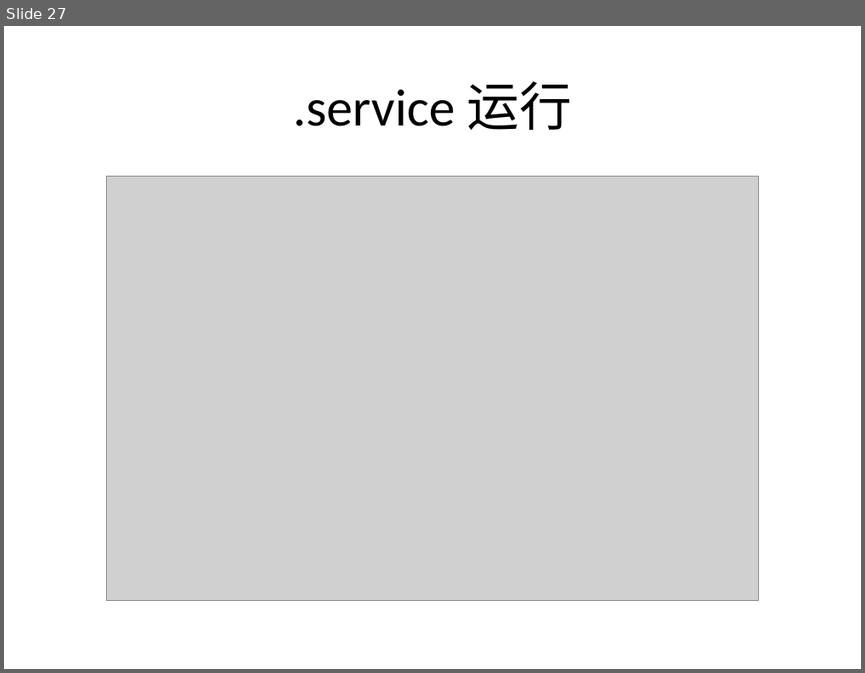
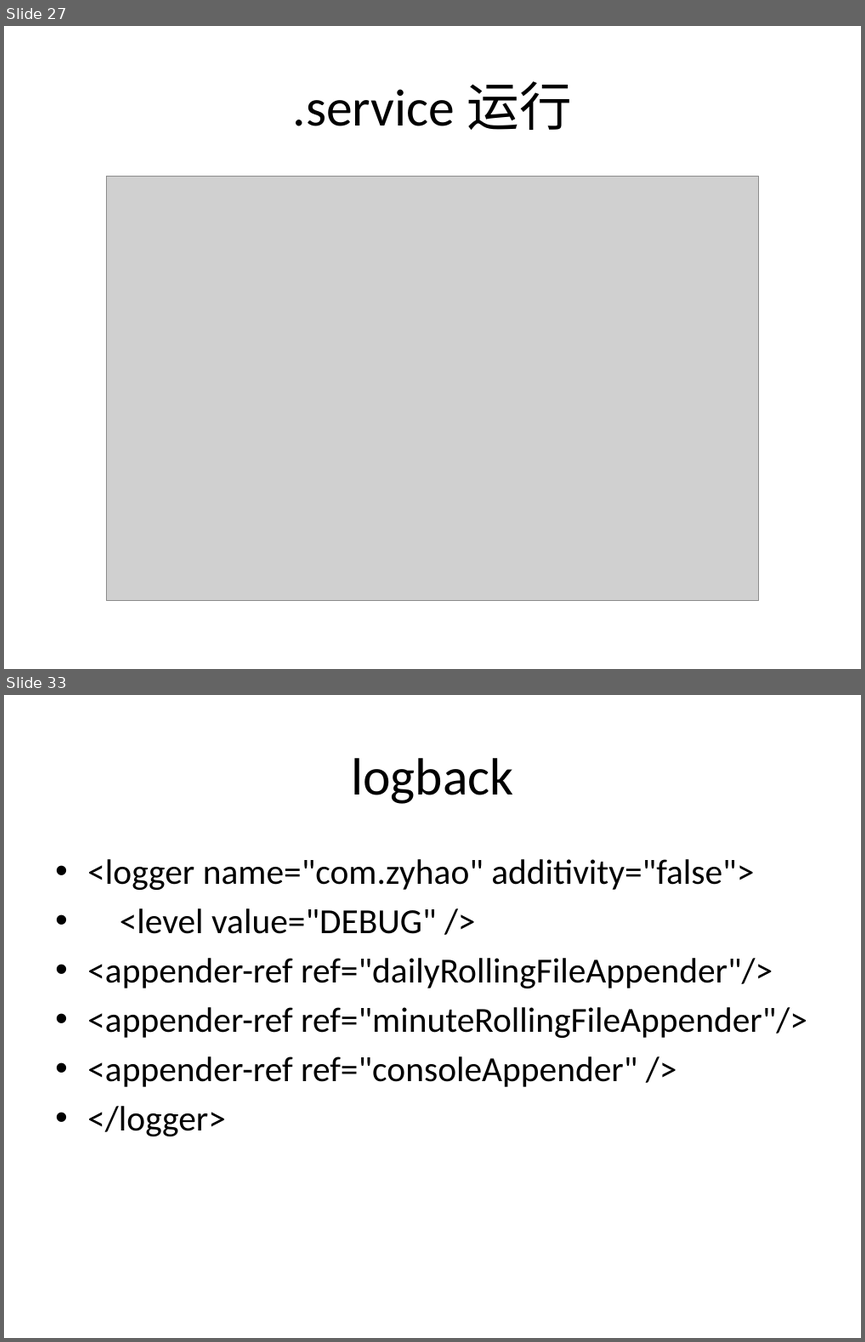
Before and after one commit to fc13240/liusydoc, a slide deck: 开发部署一体化PPT/创建工程步骤.pptx. Shown one above the other, each under a label of ours: slide 27 before the commit, slides 27 and 33 after it; the slides between them are not shown. The pictures are 865x673 and 865x1342 pixels, drawn with LibreOffice and Linux fonts; fonts in the diff are those of the drawing; grey boxes stand for pictures. Boxes give left, top, right and bottom in pixels: in the first picture for what was removed or moved away, otherwise in the second. Text is boxed around its words. In the diff, an @@ line names an element or a change of style, - is before the commit and + after.

```diff
--- a/开发部署一体化PPT/创建工程步骤.pptx
+++ b/开发部署一体化PPT/创建工程步骤.pptx
@@ slide 33 added at [4, 695, 861, 1338], background #FFFFFF @@
@@ title added at [351, 758, 513, 804], 44 pt, text #000000 @@
+logback
@@ text added at [87, 859, 807, 1136], 29.6 pt, text #000000 @@
+• <logger name="com.zyhao" additivity="false">
+• <level value="DEBUG" />
+• <appender-ref ref="dailyRollingFileAppender"/>
+• <appender-ref ref="minuteRollingFileAppender"/>
+• <appender-ref ref="consoleAppender" />
+• </logger>
```
Also in this commit, not shown: 5 other slides added, 4 other files.
